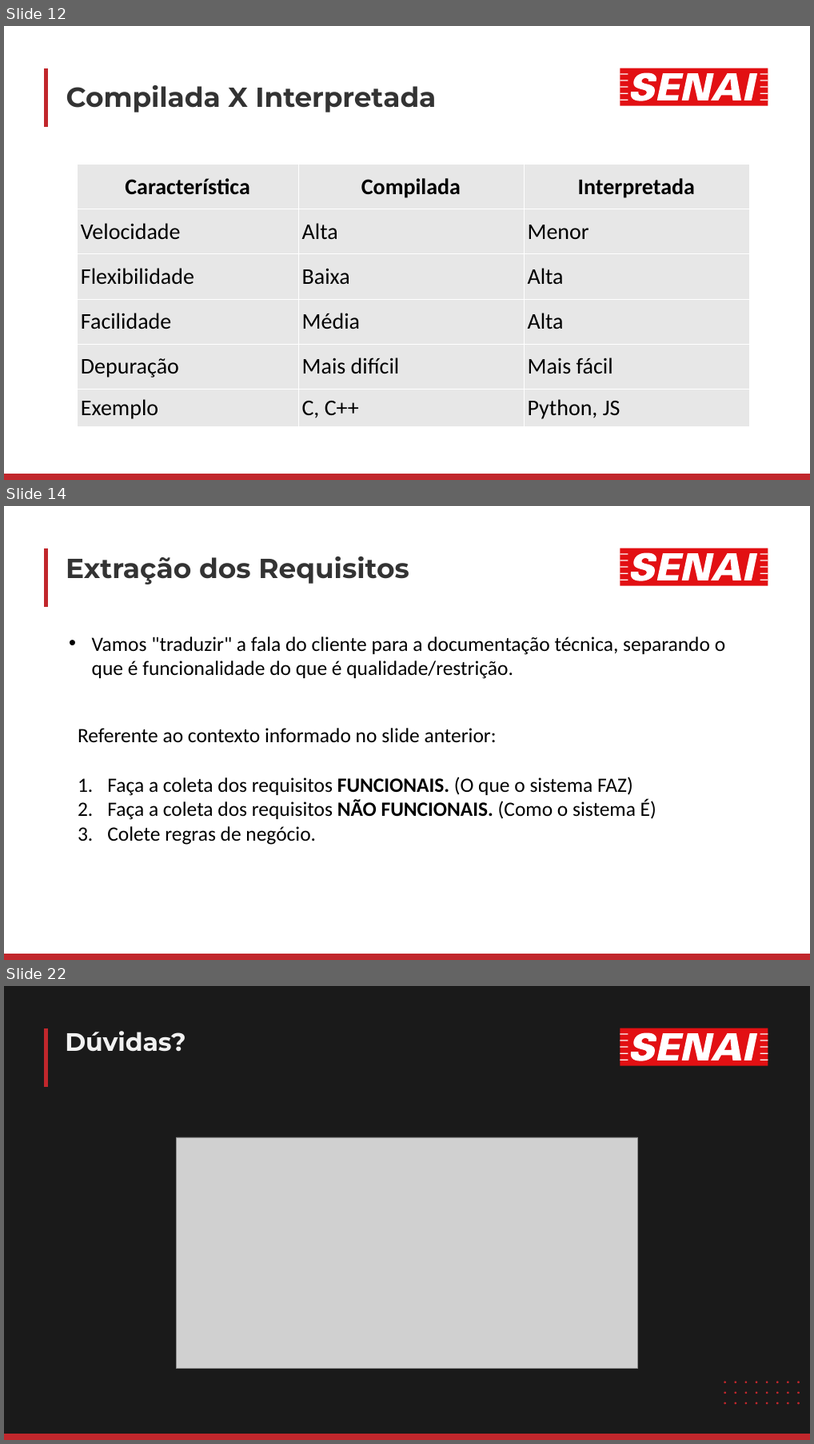
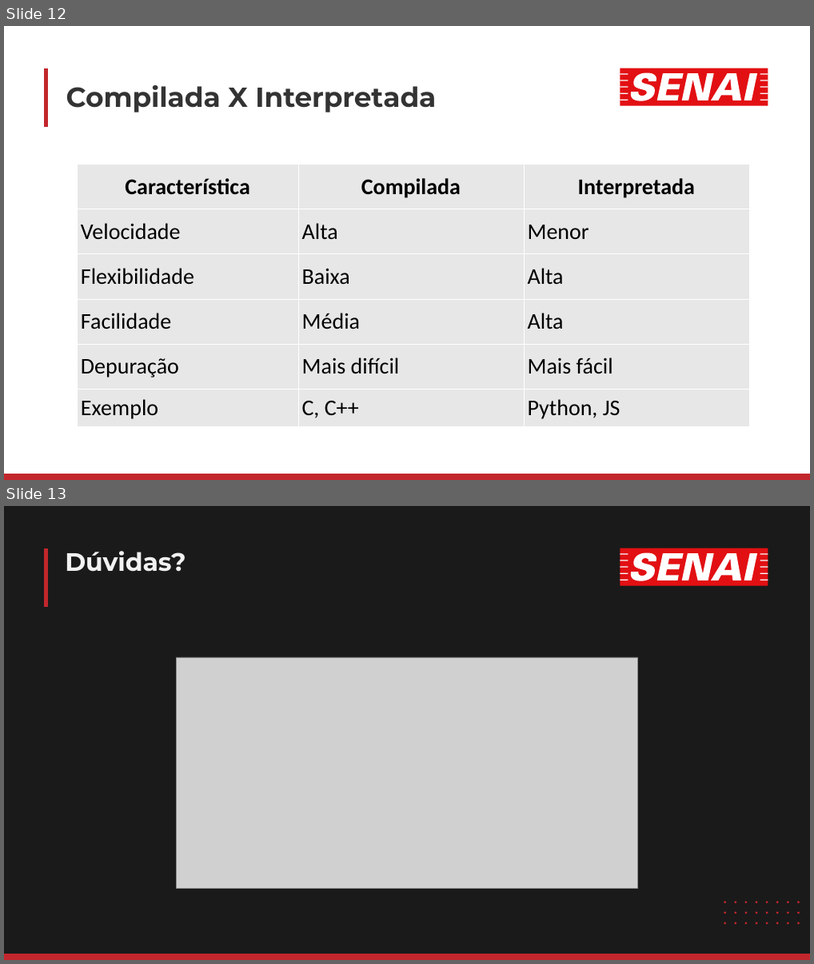
Before and after one commit to luisfernandospoljaric/senai2026, a slide deck: ds/seduc/1des/01-lopal/Aula02/LógicaAula2.pptx. Shown one above the other, each under a label of ours: slides 12, 14 and 22 before the commit, slides 12 and 13 after it; the slides between them are not shown. The pictures are 814x1444 and 814x964 pixels, drawn with LibreOffice and Linux fonts; fonts in the diff are those of the drawing; grey boxes stand for pictures. Boxes give left, top, right and bottom in pixels: in the first picture for what was removed or moved away, otherwise in the second. Text is boxed around its words. In the diff, an @@ line names an element or a change of style, - is before the commit and + after.

```diff
--- a/ds/seduc/1des/01-lopal/Aula02/LógicaAula2.pptx
+++ b/ds/seduc/1des/01-lopal/Aula02/LógicaAula2.pptx
@@ slide 14 removed at (x1=4, y1=506, x2=810, y2=960), background #FFFFFF @@
@@ freeform shape removed at (x1=46, y1=548, x2=46, y2=607) @@
@@ freeform shape removed at (x1=620, y1=548, x2=768, y2=586) @@
@@ freeform shape removed at (x1=620, y1=553, x2=768, y2=581) @@
@@ title removed at (x1=66, y1=556, x2=409, y2=584) @@
-Extração dos Requisitos
@@ text removed at (x1=92, y1=636, x2=726, y2=679) @@
-• Vamos "traduzir" a fala do cliente para a documentação técnica, separando o que é funcionalidade do que é qualidade/restrição.
@@ text removed at (x1=78, y1=728, x2=657, y2=844) @@
-Referente ao contexto informado no slide anterior:
-1. Faça a coleta dos requisitos FUNCIONAIS. (O que o sistema FAZ)
-2. Faça a coleta dos requisitos NÃO FUNCIONAIS. (Como o sistema É)
-3. Colete regras de negócio.
@@ freeform shape removed at (x1=4, y1=953, x2=810, y2=960) @@
@@ what was slide 22 is now slide 13 @@
```
Also in this commit, not shown: 8 other slides removed, 3 other files.
